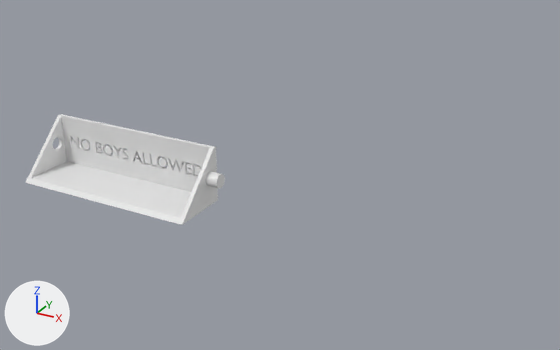
The Blender file FridgeBlocker/FridgeBlocker2.blend, before and after one commit.
Rendered twice from a 50 mm camera at (414.0, -366.0, 234.0) aimed at (185.0, 52.0, 25.0). The lights are fixed; the arrows at lower left show +X, +Y and +Z.

Objects in the first picture: 'Fridge Blocker'.
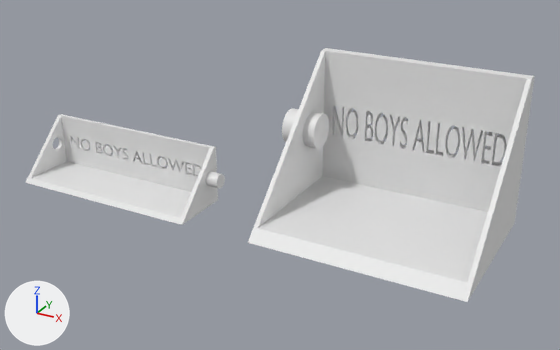
Boxes [x1, y1, x2, y2] around the edits, measured in the pictures (560 x 350 px):
```json
{"object": "Fridge Blocker 100mm", "change": "added", "after": [248, 48, 535, 302]}
{"object": "Cylinder", "change": "added", "after": [282, 108, 329, 149]}
```

Edits to the scene script, one JSON object a line:
```json
{"op": "add", "block": "me_cylinder", "code": ["me_cylinder = bpy.data.meshes.new('Cylinder')", "me_cylinder.from_pydata(...)  # a 480-sided cylinder along z spanning x -1.0..1.0, y -1.0..1.0, z -1.0..1.0"]}
{"op": "add", "block": "me_cube_002", "code": ["me_cube_002 = bpy.data.meshes.new('Cube.002')", "me_cube_002.from_pydata(...)  # 1301 vertices, 663 faces; spans x 0.0..140.0, y 0.0..43.0, z 0.0..40.0"]}
{"op": "add", "block": "ob_cylinder", "code": ["ob_cylinder = bpy.data.objects.new('Cylinder', me_cylinder)", "ob_cylinder.location = (189.2, 80.0, 50.0)", "ob_cylinder.rotation_euler = (1.571, 0.0, 1.571)  # degrees (90, 0, 90)", "ob_cylinder.scale = (12.0, 12.0, 12.0)"]}
{"op": "add", "block": "ob_fridge_blocker_100mm", "code": ["ob_fridge_blocker_100mm = bpy.data.objects.new('Fridge Blocker 100mm', me_cube_002)", "ob_fridge_blocker_100mm.location = (190.0, 0.0, 0.0)", "ob_fridge_blocker_100mm.scale = (1.0, 2.5, 2.5)"]}
```
